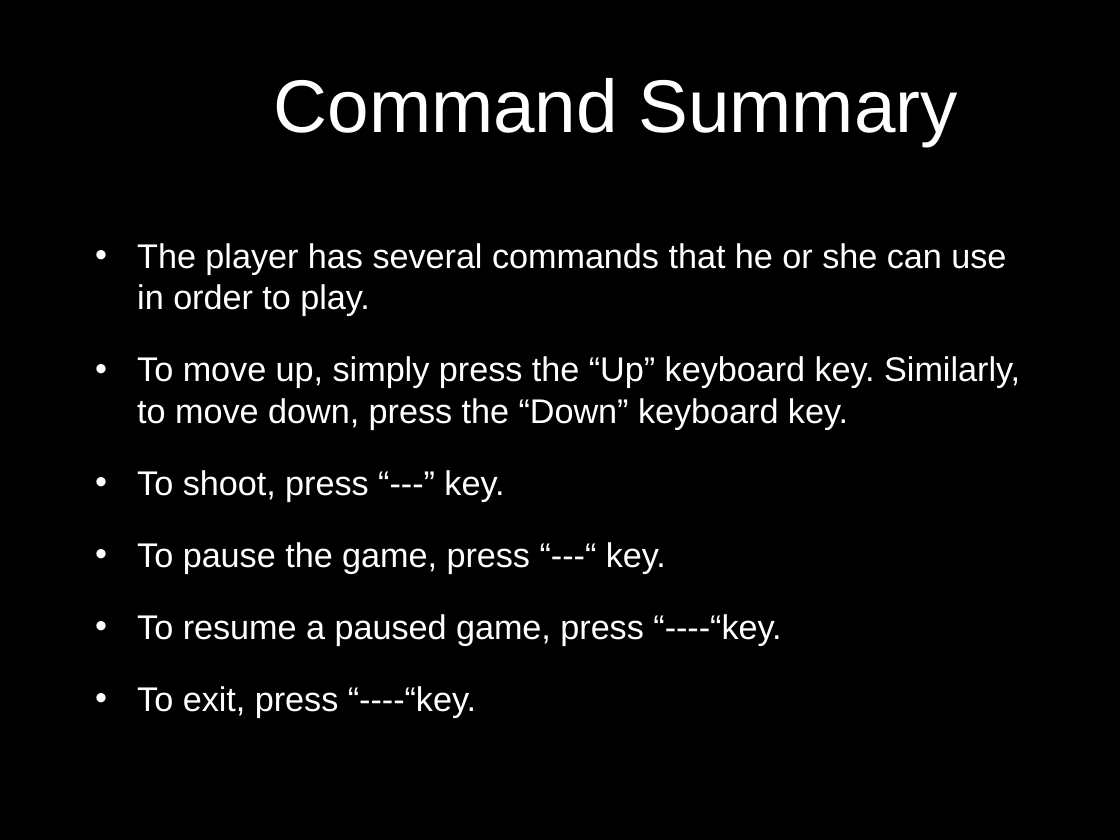
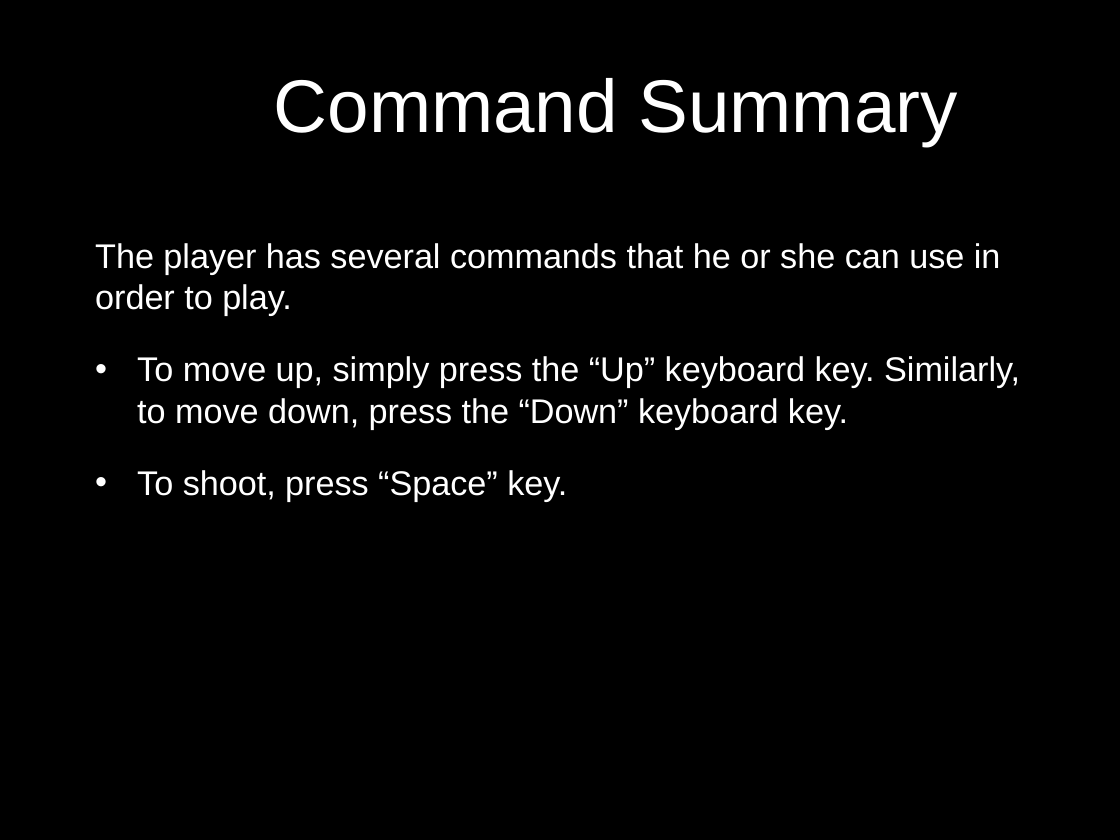
Before and after one commit to harrisonk19/SpaceGame, a slide deck: slide 15 of new_user_documentation.pptx. Drawn at 1120x840 pixels with LibreOffice and Linux fonts; fonts in the diff are those of the drawing; background and template pictures are left out. Boxes give left, top, right and bottom in pixels: in the first picture for what was removed or moved away, otherwise in the second. Text is boxed around its words. In the diff, an @@ line names an element or a change of style, - is before the commit and + after.

```diff
--- a/new_user_documentation.pptx
+++ b/new_user_documentation.pptx
@@ text at (95, 243, 1001, 316): bullet • to none @@
@@ text at (137, 470, 567, 501): text changed @@
-• To shoot, press “---” key.
-• To pause the game, press “---“ key.
-• To resume a paused game, press “----“key.
-• To exit, press “----“key.
+• To shoot, press “Space” key.
```
Also in this commit, not shown: 1 other slide changed.
